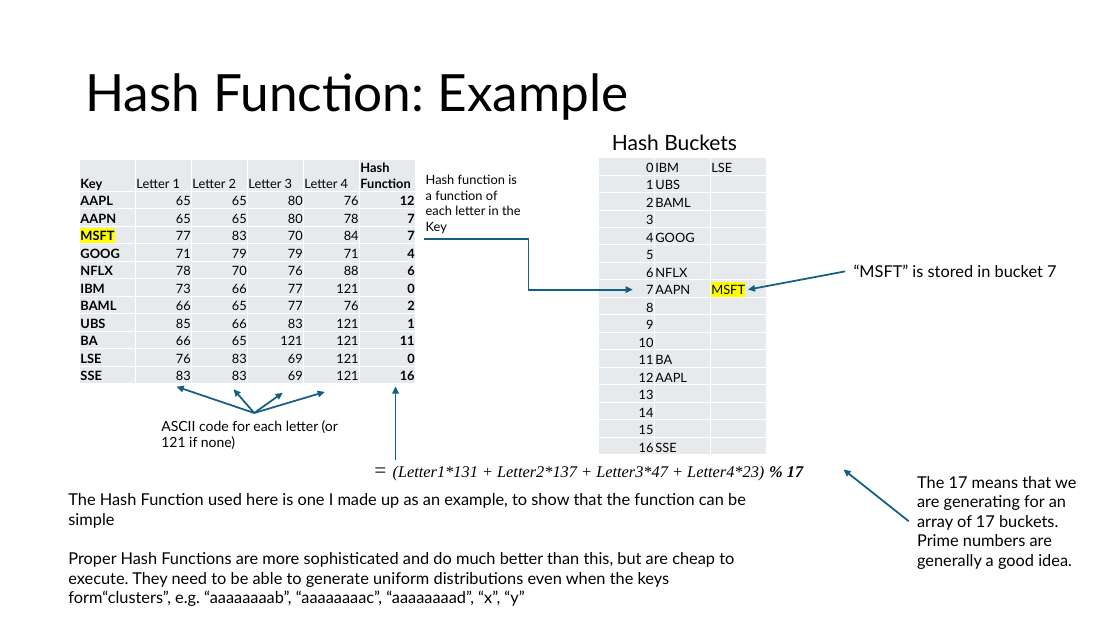
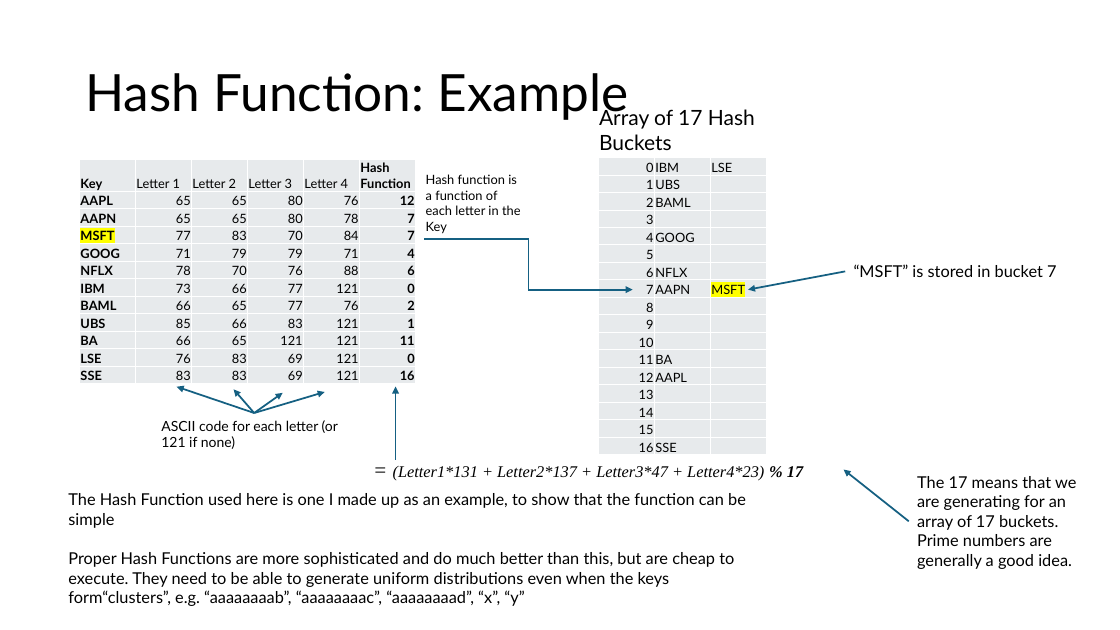
Before and after one commit to wai-t/CompSci, a slide deck: slide 25 of ComputerScience/Data_structures/Data Structures.pptx. Drawn at 1120x630 pixels with LibreOffice and Linux fonts; fonts in the diff are those of the drawing. Boxes give left, top, right and bottom in pixels: in the first picture for what was removed or moved away, otherwise in the second. Text is boxed around its words. In the diff, an @@ line names an element or a change of style, - is before the commit and + after.

```diff
--- a/ComputerScience/Data_structures/Data Structures.pptx
+++ b/ComputerScience/Data_structures/Data Structures.pptx
@@ text at (599, 106, 755, 150): text changed @@
-Hash Buckets
+Array of 17 Hash Buckets
```
Also in this commit, not shown: 12 other slides changed.
